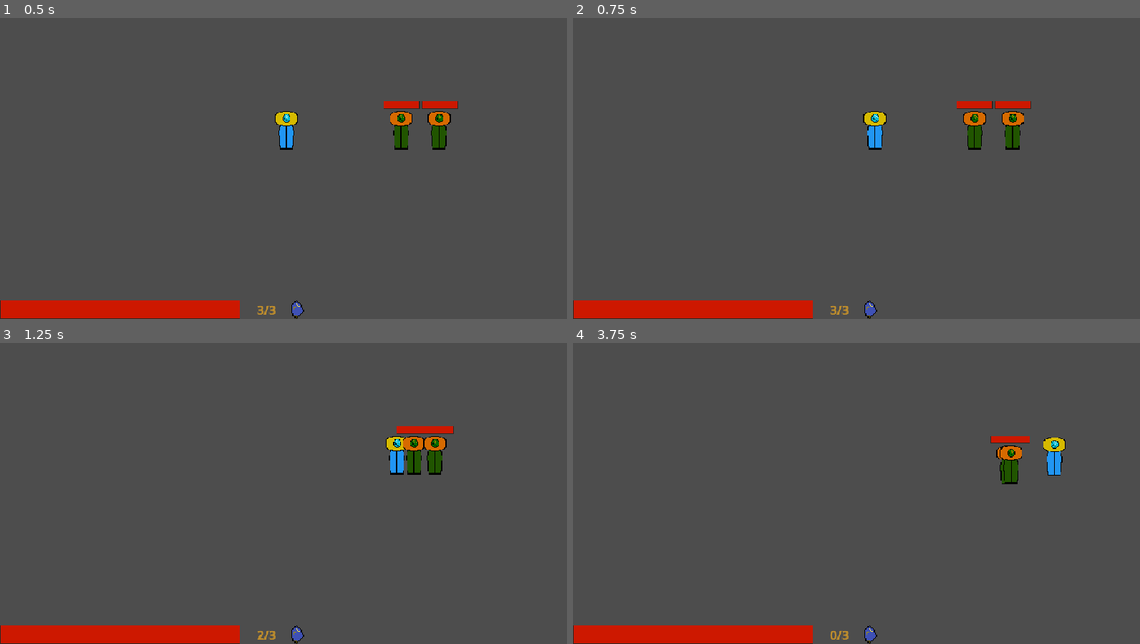
Above: before the commit, frames 1-4 (two rows, left to right).
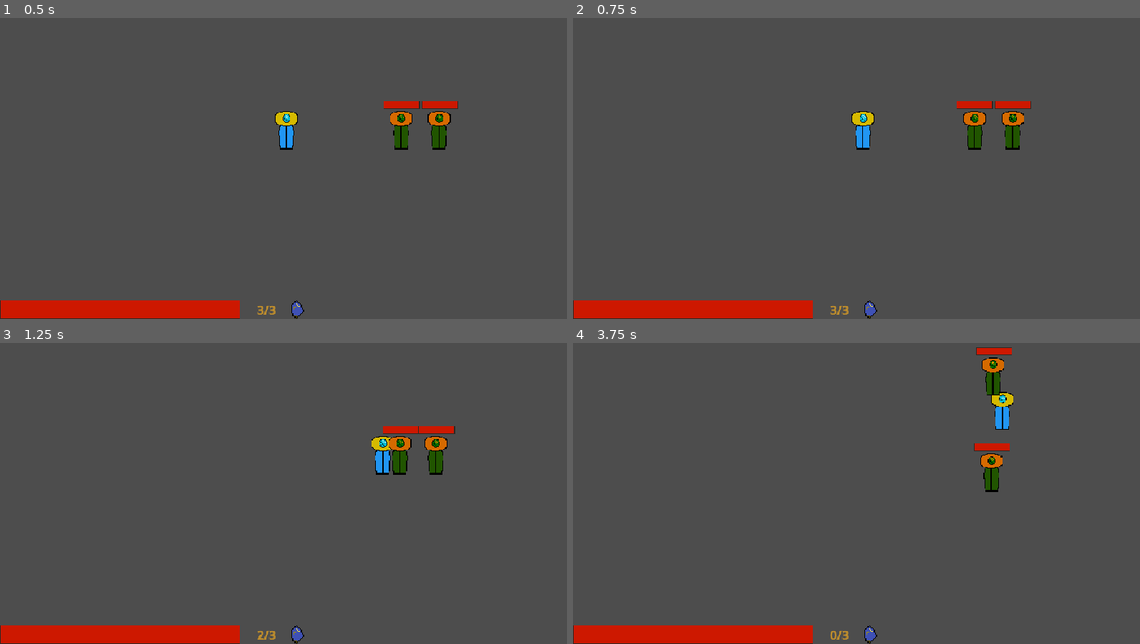
Above: after the commit, the same moments.

Repository: nf12pro/ChronoAnchor
Game: Godot game, scene res://scenes/testing_scene.tscn
Two runs of this game, one before a commit and one after it. Both use one fixed random seed, a clock stepped at 60 frames per second and the inputs below.
Inputs (mouse positions are in pixels of both pictures, inside the frame that each line leads up to):
- Up to frame 1 (0.5 s): no input
- Up to frame 2 (0.75 s): tap Enter at 0.5 s; move the mouse to (986, 141) at 0.52 s; press the mouse at (986, 141) at 0.53 s; hold Right (move_right) from 0.53 s (still down)
- Up to frame 3 (1.25 s): keep holding Right (move_right); tap Shift (dash) at 0.8 s
- Up to frame 4 (3.75 s): move the mouse to (743, 499) at 1.27 s; release Right (move_right) at 1.28 s; release the mouse at (743, 499) at 1.28 s; hold S (move_down) 1.28-2.03 s; tap Shift (dash) at 1.35, 3.05 s; right-click (743, 499) at 1.55 s; move the mouse to (918, 412) at 2.02 s; hold Right (move_right) 2.03-2.78 s; hold Right mouse button (heavy_attack) 2.03-2.78 s; click (918, 412) at 2.3 s; move the mouse to (828, 547) at 2.77 s; hold W (move_up) 2.78-3.53 s; click (828, 547) at 2.85 s; move the mouse to (1032, 529) at 3.52 s; hold A (move_left) from 3.53 s (still down); hold Shift (dash) from 3.53 s (still down)

Frame 1 is identical in both runs. In frame 2, 0.6% of the frame differs, in the area x 49-56%, y 30-44%; in frame 3, 1.2%; in frame 4, 2.3%, in the area x 70-87%, y 1-50%.

Commit message:
Windup Dash Cancel WIP

Diff:
--- a/scenes/sword_equipment.tscn
+++ b/scenes/sword_equipment.tscn
@@ -39,3 +39,4 @@
 [connection signal="body_entered" from="sword_area" to="." method="_on_sword_area_body_entered"]
 [connection signal="timeout" from="hitbox_timer" to="." method="_on_hitbox_timer_timeout"]
 [connection signal="timeout" from="cooldown_timer" to="." method="_on_cooldown_timer_timeout"]
+[connection signal="timeout" from="windup_timer" to="." method="_on_windup_timer_timeout"]
--- a/scripts/global.gd
+++ b/scripts/global.gd
@@ -4,6 +4,7 @@
 var is_dashing: bool = false
 var is_attacking: bool = false
 var on_windup: bool = false
+var cancelled_attack: bool = false
 
 func freeze(duration, scale) -> void:
 	request_id += 1
--- a/scripts/player.gd
+++ b/scripts/player.gd
@@ -24,6 +24,7 @@
 var right_time: float = 0.0
 var up_time: float = 0.0
 var down_time: float = 0.0
+
 @export var snap_tap: bool = true
 #endregion
 
@@ -82,8 +83,6 @@
 			dash_finished.emit()
 			dash_invincible = false
 			velocity = velocity.limit_length(max_speed)
-		if Global.on_windup:
-			return
 		move_and_slide()
 		return
 
@@ -96,11 +95,18 @@
 		input_direction = Input.get_vector("move_left", "move_right", "move_up", "move_down")
 	if input_direction != Vector2.ZERO:
 		last_move_direction = input_direction
-	var target_velocity = input_direction * max_speed
-	if input_direction != Vector2.ZERO:
-		velocity = velocity.move_toward(target_velocity, acceleration * delta)
+
+	if Global.on_windup:
+		if Global.is_dashing:
+			Global.on_windup = false
+			Global.cancelled_attack = true
+		velocity = velocity.move_toward(Vector2.ZERO, friction * delta)
 	else:
-		velocity = velocity.move_toward(Vector2.ZERO, friction * delta)
+		var target_velocity = input_direction * max_speed
+		if input_direction != Vector2.ZERO:
+			velocity = velocity.move_toward(target_velocity, acceleration * delta)
+		else:
+			velocity = velocity.move_toward(Vector2.ZERO, friction * delta)
 	move_and_slide()
 
 func get_snap_axis(negative_action: String, positive_action: String, negative_time: float, positive_time: float) -> float:
--- a/scripts/sword_equipment.gd
+++ b/scripts/sword_equipment.gd
@@ -8,8 +8,6 @@
 
 var on_cooldown: bool = false
 
-signal basic_windup
-signal heavy_windup
 #endregion
 
 #region Hitbox
@@ -85,24 +83,26 @@
 
 func basic_attack() -> void:
 	Global.on_windup = true
-	basic_windup.emit()
 	windup_timer.start(0.1)
-	await windup_timer.timeout
+	if Global.cancelled_attack:
+		print("Cancelled Basic")
+		return
+	elif not Global.on_windup:
+		print("Basic Attack")
+		Global.on_windup = false
+		hit_enemies.clear()
+		Global.is_attacking = true
+		on_cooldown = true
+		cooldown_timer.start(0.4)
 
-	Global.on_windup = false
-	hit_enemies.clear()
-	Global.is_attacking = true
-	on_cooldown = true
-	cooldown_timer.start(0.4)
+		basic_sword_hitbox.disabled = false
+		heavy_sword_hitbox.disabled = true
+		light_sword_hitbox.disabled = true
 
-	basic_sword_hitbox.disabled = false
-	heavy_sword_hitbox.disabled = true
-	light_sword_hitbox.disabled = true
+		sword_area.monitoring = true
+		hitbox_timer.start(0.08)
 
-	sword_area.monitoring = true
-	hitbox_timer.start(0.08)
-
-	call_deferred("_check_initial_overlaps")
+		call_deferred("_check_initial_overlaps")
 
 func light_attack() -> void:
 	hit_enemies.clear()
@@ -122,25 +122,26 @@
 
 func heavy_attack() -> void:
 	Global.on_windup = true
-	heavy_windup.emit()
-	Global.freeze(0.5, 0.90)
 	windup_timer.start(0.5)
-	await windup_timer.timeout
+	if not Global.on_windup and Global.cancelled_attack:
+		print("Cancelled Heavy")
+		return
+	elif not Global.on_windup:
+		print("Heavy Attack")
+		hit_enemies.clear()
+		Global.is_attacking = true
+		on_cooldown = true
+		cooldown_timer.start(0.6)
 
-	Global.on_windup = false
-	hit_enemies.clear()
-	Global.is_attacking = true
-	on_cooldown = true
-	cooldown_timer.start(0.6)
+		basic_sword_hitbox.disabled = true
+		heavy_sword_hitbox.disabled = false
+		light_sword_hitbox.disabled = true
 
-	basic_sword_hitbox.disabled = true
-	heavy_sword_hitbox.disabled = false
-	light_sword_hitbox.disabled = true
-
-	sword_area.monitoring = true
-	hitbox_timer.start(0.12)
-
-	call_deferred("_check_initial_overlaps")
+		sword_area.monitoring = true
+		hitbox_timer.start(0.12)
+		call_deferred("_check_initial_overlaps")
+	else:
+		Global.freeze(0.01, 0.90)
 
 func _check_initial_overlaps() -> void:
 	await get_tree().physics_frame
@@ -190,3 +191,6 @@
 
 func _on_cooldown_timer_timeout() -> void:
 	on_cooldown = false
+
+func _on_windup_timer_timeout() -> void:
+	Global.on_windup = false
